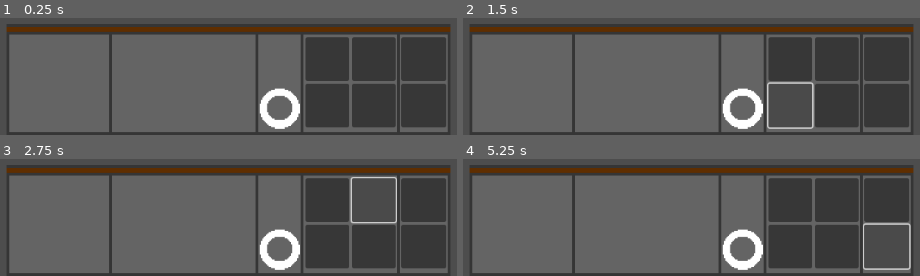
Above: before the commit, frames 1-4 (two rows, left to right).
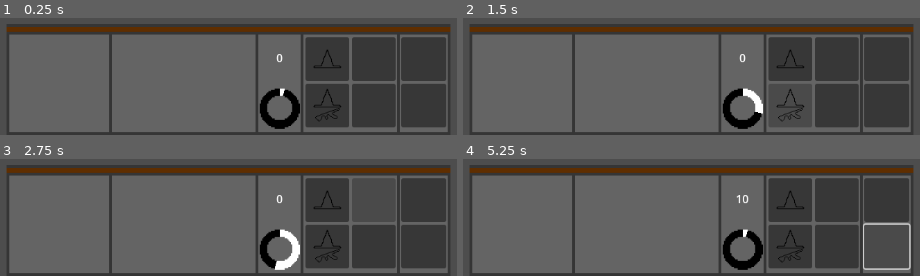
Above: after the commit, the same moments.

Repository: SammyCadian/wizards-who-hate-lizards
Game: Godot game, scene res://Scenes/UI/battle_ui.tscn
Same seed, same stepped clock (60 frames per second), same inputs: the game is played once before the commit and once after it. The project has no main scene, so this scene is started directly.
Inputs (mouse positions are in pixels of both pictures, inside the frame that each line leads up to):
- Up to frame 1 (0.25 s): no input
- Up to frame 2 (1.5 s): click (792, 58) at 0.5 s; click (792, 105) at 1.25 s
- Up to frame 3 (2.75 s): click (374, 199) at 2 s
- Up to frame 4 (5.25 s): click (837, 246) at 2.75 s; click (888, 199) at 3.52 s; click (888, 199) at 4.27 s; click (888, 246) at 5.02 s

The runs differ from the first frame. In frame 1, 1.9% of the frame differs, in the area x 56-75%, y 27-95%; in frame 2, 2.2%, in the area x 56-77%, y 27-95%; in frame 3, 1.7%; in frame 4, 1.9%.
Error before the commit: Invalid assignment of property or key 'wait_time' with value of type 'int' on a base object of type 'null instance'. (res://Scenes/UI/battle_ui.gd:9)

Commit message:
Fixed Resource Timer
Resource income fixed
Work on buttons for various amounts or types of units/abilities begun

Diff:
--- a/Scenes/UI/battle_ui.gd
+++ b/Scenes/UI/battle_ui.gd
@@ -1,12 +1,18 @@
 extends Control
 
-@export var incomeTime = 5
+@export var incomeTime = 5.0
 
-var magicPoints
+var magicPoints = 0
+
+#Holds IDs for units and abilities
+var units = []
+var abilities = []
 
 # Called when the node enters the scene tree for the first time.
 func _ready() -> void:
-	$ResourceTimer.wait_time = incomeTime/100
+	$IncomeTimer.set_wait_time(incomeTime/100)
+	$IncomeTimer.start()
+	updatePoints()
 	pass # Replace with function body.
 
 # Called every frame. 'delta' is the elapsed time since the previous frame.
@@ -16,7 +22,11 @@
 func _on_income_timer_timeout() -> void:
 	if($IncomeVisual.value == 100):
 		$IncomeVisual.value = 0
-		magicPoints += 1
+		magicPoints += 10
+		updatePoints()
 
 	$IncomeVisual.value += 1
 	pass # Replace with function body.
+
+func updatePoints():
+	$PointsLabel.text = str(magicPoints)
--- a/Scenes/UI/battle_ui.tscn
+++ b/Scenes/UI/battle_ui.tscn
@@ -1,9 +1,11 @@
-[gd_scene load_steps=5 format=3 uid="uid://cpy73rsjkhjof"]
+[gd_scene load_steps=7 format=3 uid="uid://cpy73rsjkhjof"]
 
 [ext_resource type="Texture2D" uid="uid://cngh1yax0t6w6" path="res://Sprites/UI/BattleUIBase.png" id="1_4jryg"]
 [ext_resource type="Script" path="res://Scenes/UI/battle_ui.gd" id="1_on61b"]
 [ext_resource type="Texture2D" uid="uid://buturd74io4mv" path="res://Sprites/UI/ResourceProgress1.png" id="3_flsy5"]
+[ext_resource type="Texture2D" uid="uid://ck7xbeysukqg3" path="res://Sprites/UI/ButtonIcons/Wizards/BasicIcon.png" id="3_qr0r5"]
 [ext_resource type="Texture2D" uid="uid://nhalmskqhddv" path="res://Sprites/UI/ResourceProgress2.png" id="4_5yivv"]
+[ext_resource type="Texture2D" uid="uid://d16t6tiqbm3tp" path="res://Sprites/UI/ButtonIcons/Wizards/RifleIcon.png" id="4_8is2n"]
 
 [node name="BattleUI" type="Control"]
 layout_mode = 3
@@ -14,7 +16,7 @@
 grow_vertical = 2
 script = ExtResource("1_on61b")
 
-[node name="Sprite2D" type="Sprite2D" parent="."]
+[node name="Base" type="Sprite2D" parent="."]
 position = Vector2(576, 568)
 texture = ExtResource("1_4jryg")
 
@@ -28,29 +30,41 @@
 size_flags_vertical = 8
 metadata/_edit_use_anchors_ = true
 
-[node name="VBoxContainer" type="VBoxContainer" parent="Units"]
+[node name="Column1" type="VBoxContainer" parent="Units"]
 layout_mode = 2
 size_flags_horizontal = 3
 
-[node name="UnitOne" type="Button" parent="Units/VBoxContainer"]
+[node name="UnitOne" type="Button" parent="Units/Column1"]
 layout_mode = 2
 size_flags_vertical = 3
+focus_mode = 0
+icon = ExtResource("3_qr0r5")
+icon_alignment = 1
+vertical_icon_alignment = 0
+expand_icon = true
 
-[node name="UnitTwo" type="Button" parent="Units/VBoxContainer"]
+[node name="UnitTwo" type="Button" parent="Units/Column1"]
 layout_mode = 2
 size_flags_vertical = 3
+focus_mode = 0
+icon = ExtResource("4_8is2n")
+expand_icon = true
 
-[node name="VBoxContainer2" type="VBoxContainer" parent="Units"]
+[node name="Column2" type="VBoxContainer" parent="Units"]
 layout_mode = 2
 size_flags_horizontal = 3
 
-[node name="UnitThree" type="Button" parent="Units/VBoxContainer2"]
+[node name="UnitThree" type="Button" parent="Units/Column2"]
 layout_mode = 2
 size_flags_vertical = 3
+focus_mode = 0
+expand_icon = true
 
-[node name="UnitFour" type="Button" parent="Units/VBoxContainer2"]
+[node name="UnitFour" type="Button" parent="Units/Column2"]
 layout_mode = 2
 size_flags_vertical = 3
+focus_mode = 0
+expand_icon = true
 
 [node name="Abilities" type="VBoxContainer" parent="."]
 layout_mode = 2
@@ -60,13 +74,15 @@
 offset_bottom = 637.0
 size_flags_horizontal = 3
 
-[node name="Button" type="Button" parent="Abilities"]
+[node name="Ability1" type="Button" parent="Abilities"]
 layout_mode = 2
 size_flags_vertical = 3
+expand_icon = true
 
-[node name="Button2" type="Button" parent="Abilities"]
+[node name="Ability2" type="Button" parent="Abilities"]
 layout_mode = 2
 size_flags_vertical = 3
+expand_icon = true
 
 [node name="IncomeTimer" type="Timer" parent="."]
 
@@ -80,9 +96,25 @@
 offset_right = 644.68
 offset_bottom = 604.824
 scale = Vector2(0.9, 0.9)
-value = 100.0
 fill_mode = 4
 texture_under = ExtResource("3_flsy5")
 texture_progress = ExtResource("4_5yivv")
 
+[node name="PointsLabel" type="Label" parent="."]
+layout_mode = 0
+offset_left = 630.0
+offset_top = 525.0
+offset_right = 670.0
+offset_bottom = 548.0
+text = "0"
+horizontal_alignment = 1
+vertical_alignment = 1
+
+[node name="UnitDescription" type="HFlowContainer" parent="."]
+layout_mode = 0
+offset_left = 412.0
+offset_top = 506.0
+offset_right = 612.0
+offset_bottom = 641.0
+
 [connection signal="timeout" from="IncomeTimer" to="." method="_on_income_timer_timeout"]
Binary file added: Sprites/UI/ButtonIcons/Wizards/BasicIcon.png
Not shown, added: Sprites/UI/ButtonIcons/Wizards/BasicIcon.png.import
Binary file added: Sprites/UI/ButtonIcons/Wizards/RifleIcon.png
Not shown, added: Sprites/UI/ButtonIcons/Wizards/RifleIcon.png.import
